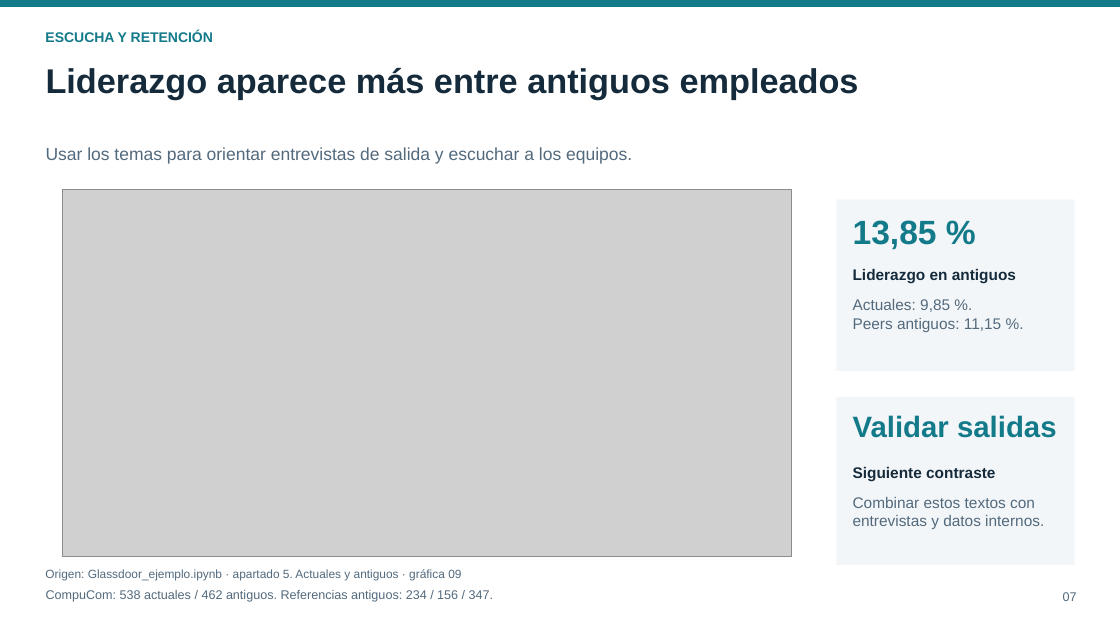
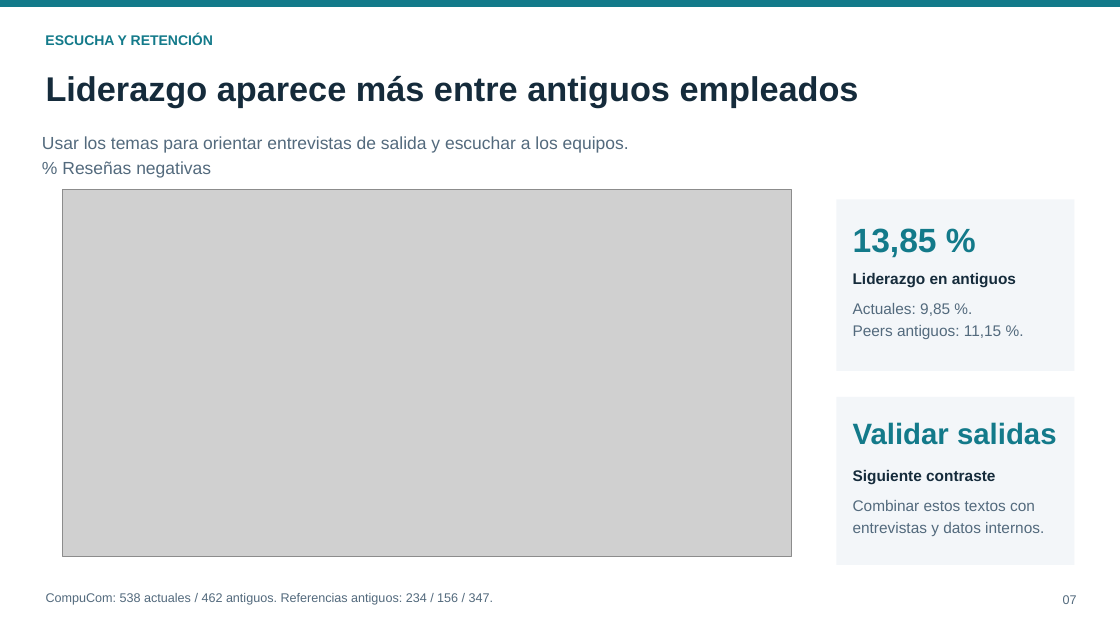
Before and after one commit to alvaromedinaro-png/Glassdoor, a slide deck: slide 7 of Analisis de reseñas (plantilla)2.pptx. Drawn at 1120x630 pixels with LibreOffice and Linux fonts; fonts in the diff are those of the drawing; grey boxes stand for pictures. Boxes give left, top, right and bottom in pixels: in the first picture for what was removed or moved away, otherwise in the second. Text is boxed around its words. In the diff, an @@ line names an element or a change of style, - is before the commit and + after.

Commit message:
Update presentation file 'Analisis de reseñas (plantilla)2.pptx'

```diff
--- a/Analisis de reseñas (plantilla)2.pptx
+++ b/Analisis de reseñas (plantilla)2.pptx
@@ text "ESCUCHA Y RETENCIÓN" at [45,34,213,45]: line spacing 14.4pt to 1.2 @@
@@ text "Liderazgo aparece más entre antiguos ..." at [46,76,859,108]: line spacing 35.3pt to 1.2 @@
@@ text at [42,136,629,153]: line spacing 18pt to 1.2 @@
@@ text "Usar los temas para orientar ...": place and size @@
-text "Usar los temas para orientar ..." at [46,147,632,164]
+text "Usar los temas para orientar ..." at [42,136,629,178]
@@ text at [62,161,211,178]: paragraph added @@
+% Reseñas negativas
@@ text "13,85 %" at [853,228,937,258]: line spacing 34.6pt to 1.2 @@
@@ text "Validar salidas" at [853,422,1057,445]: line spacing 30.2pt to 1.2 @@
@@ line spacing 15.8pt to 1.2 in 4 elements at [853,273,1016,287], [853,303,1001,339], [853,470,995,485], [853,500,1044,536] @@
@@ text removed at [45,569,461,580] @@
-Origen: Glassdoor_ejemplo.ipynb · apartado 5. Actuales y antiguos · gráfica 09
@@ text "CompuCom: 538 actuales / 462 ..." at [46,593,494,605]: line spacing 13pt to 1.2 @@
@@ text "07" at [1063,595,1077,604]: line spacing 13pt to 1.2 @@
```
Also in this commit, not shown: 9 other slides changed.
